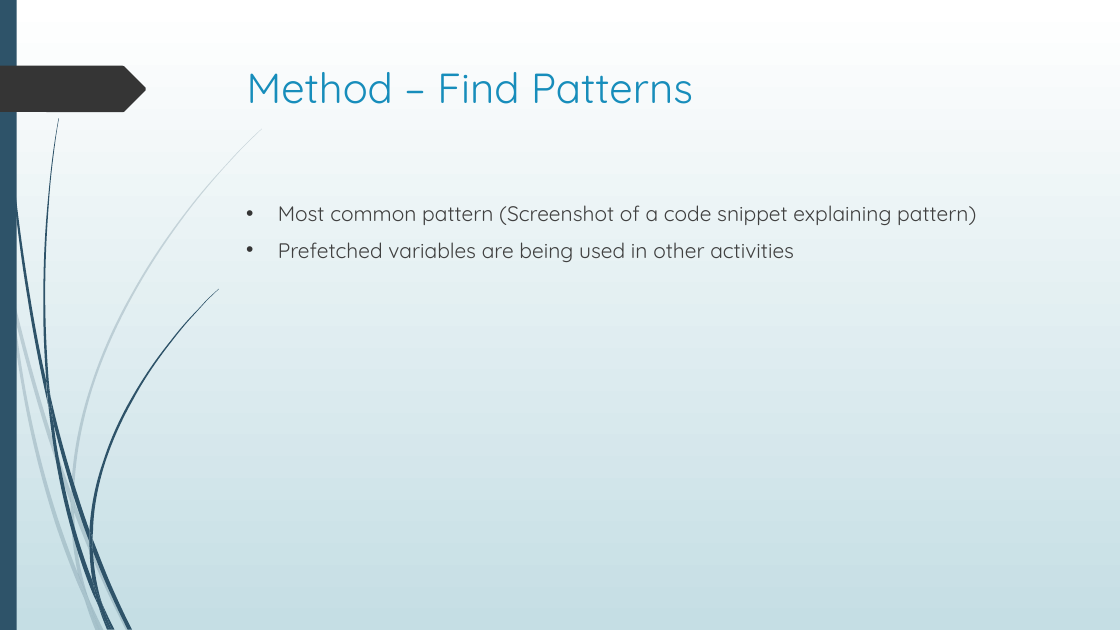
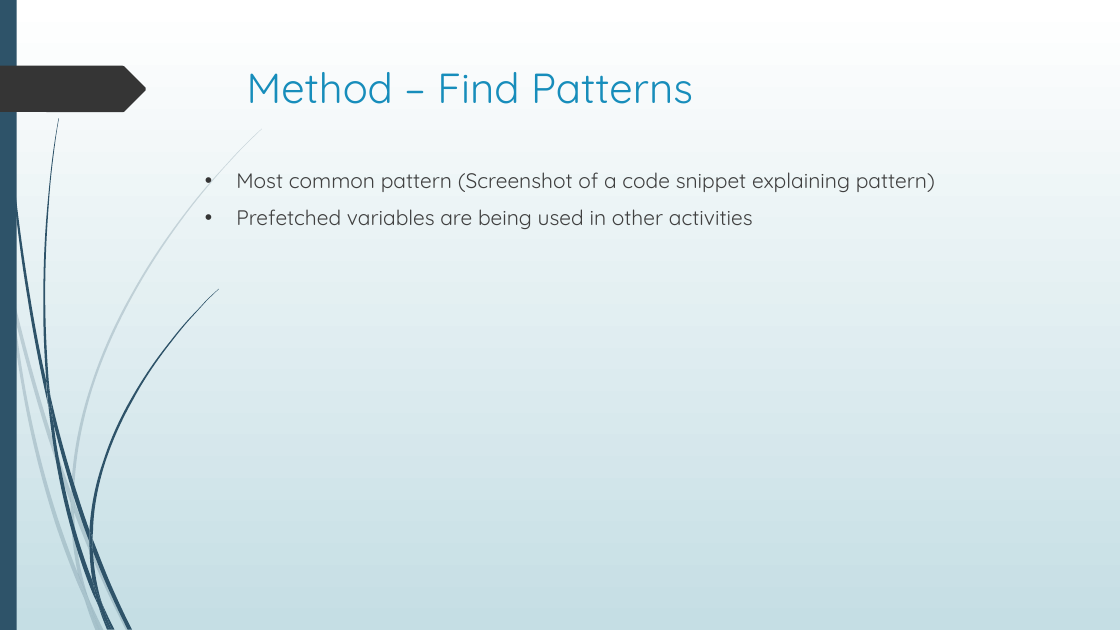
Before and after one commit to shahamish150294/PrefetchProcrastinatorAndroid, a slide deck: slide 11 of Prefetch Procrastinator Final Presentation.pptx. Drawn at 1120x630 pixels with LibreOffice and Linux fonts; fonts in the diff are those of the drawing. Boxes give left, top, right and bottom in pixels: in the first picture for what was removed or moved away, otherwise in the second. Text is boxed around its words. In the diff, an @@ line names an element or a change of style, - is before the commit and + after.

```diff
--- a/Prefetch Procrastinator Final Presentation.pptx
+++ b/Prefetch Procrastinator Final Presentation.pptx
@@ text "Most common pattern (Screenshot of ..." moved from (x1=278, y1=205, x2=976, y2=262) to (x1=236, y1=172, x2=935, y2=229) @@
```
Also in this commit, not shown: 1 other slide changed, 3 slides added, 2 slides removed.
